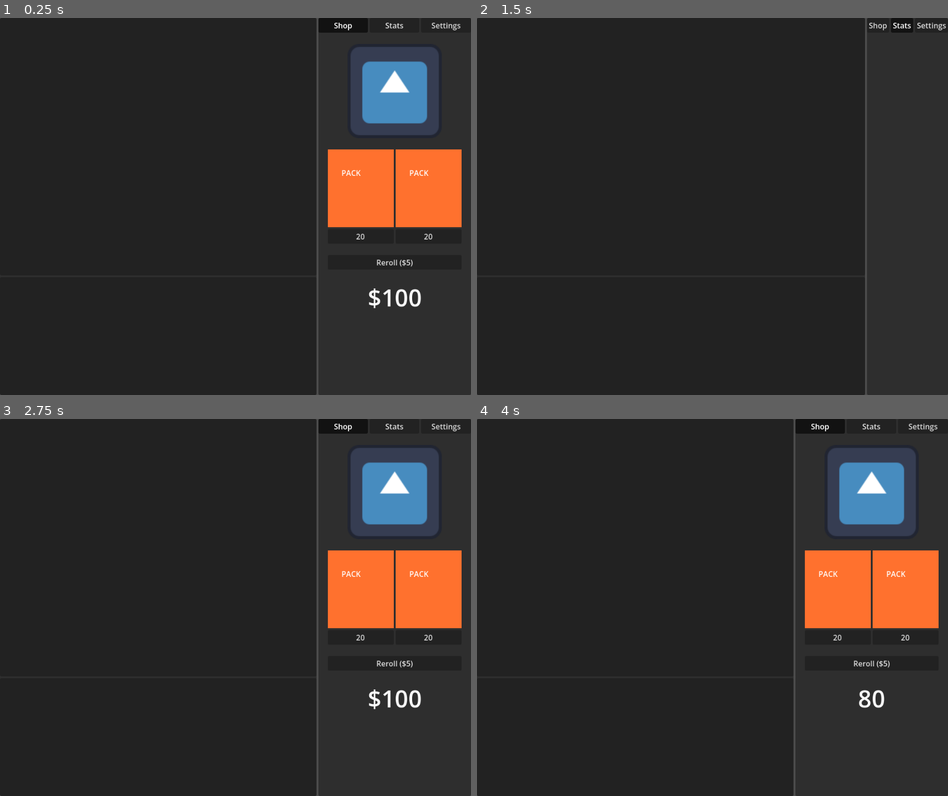
Above: before the commit, frames 1-4 (two rows, left to right).
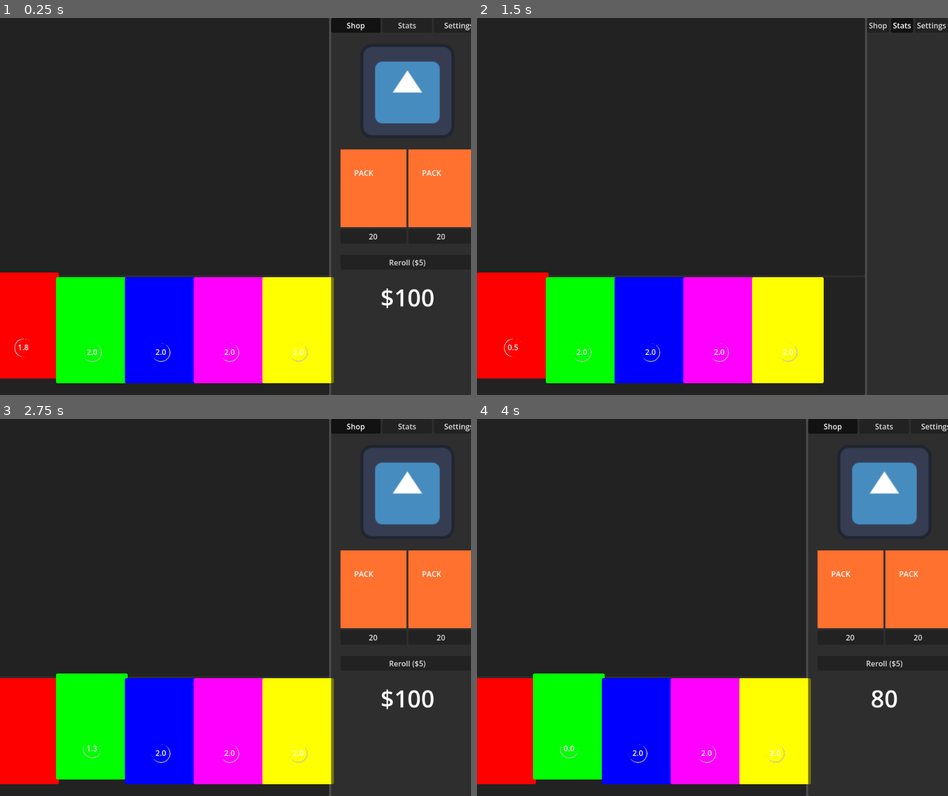
Above: after the commit, the same moments.

Repository: followthedopamine/card-battler
Game: Godot game, scene res://scenes/main.tscn
The game is run twice, just before and just after one commit, with the same random seed, the same clock (stepped at 60 frames per second) and the same inputs. The engine's default icon, where the game draws it, is replaced by a stand-in: a white triangle on a blue panel in a dark square.
Inputs:
- Up to frame 1 (0.25 s): no input
- Up to frame 2 (1.5 s): click "Shop" at 0.5 s; click "Stats" at 1.25 s
- Up to frame 3 (2.75 s): click "Shop" at 2 s
- Up to frame 4 (4 s): click "20" at 2.75 s; click "Skip" at 3.5 s

The runs differ from the first frame. In frame 1, 25% of the frame differs, in the area x 0-100%, y 0-100%; in frame 2, 21%; in frame 3, 25%; in frame 4, 25%.

Commit message:
feat: add basic hand and card activation

Diff:
--- a/project.godot
+++ b/project.godot
@@ -25,6 +25,14 @@
 window/size/viewport_width=1000
 window/size/viewport_height=800
 
+[input]
+
+click={
+"deadzone": 0.2,
+"events": [Object(InputEventMouseButton,"resource_local_to_scene":false,"resource_name":"","device":-1,"window_id":0,"alt_pressed":false,"shift_pressed":false,"ctrl_pressed":false,"meta_pressed":false,"button_mask":1,"position":Vector2(296, 25),"global_position":Vector2(305, 73),"factor":1.0,"button_index":1,"canceled":false,"pressed":true,"double_click":false,"script":null)
+]
+}
+
 [rendering]
 
 renderer/rendering_method="gl_compatibility"
--- a/scenes/cards/Card.gd
+++ b/scenes/cards/Card.gd
@@ -1,2 +1,122 @@
-extends TextureRect
-class_name Card
+# Dragging functionality modified from https://www.reddit.com/r/godot/comments/y2cvzu/comment/is58mqe/
+
+class_name Card extends Control
+
+signal completed(card: Card)
+
+@export_range(0.0, 5.0) var duration := 2.0
+var time_remaining := duration
+
+@onready var panel: Panel = $Panel
+@onready var timer_label: Label = $Panel/TimerLabel
+@onready var timer_spinner: Panel = $Panel/Spinner
+
+@onready var hbox: HBoxContainer = get_parent()
+@onready var timer: Timer = $Timer
+
+var dragging_node : Control = null
+var threshold := 130
+var last_position: Vector2
+var dragging := false
+var activated := false
+
+const colours := [
+	Color(255, 0, 0),
+	Color(0, 255, 0),
+	Color(0, 0, 255),
+	Color(255, 0, 255),
+	Color(255, 255, 0),
+	Color(0, 255, 255)
+]
+var colour: Color;
+
+func _ready() -> void:
+	set_process_input(false)
+
+	var new_style: StyleBoxFlat = panel.get_theme_stylebox("panel").duplicate()
+	new_style.bg_color = colour
+	panel.add_theme_stylebox_override("panel", new_style)
+
+	timer_label.text = "%.1f" % duration
+
+func _process(delta: float) -> void:
+	if activated:
+		time_remaining -= delta
+		timer_label.text = "%.1f" % time_remaining
+		timer_spinner.rotation += delta * 10
+
+func _can_drop_data(_at_position: Vector2, _data: Variant) -> bool:
+	return true
+
+func _get_drag_data(at_position: Vector2) -> Variant:
+	var preview_parent = Control.new()
+
+	dragging_node = self.duplicate()
+	dragging_node.set_script(null)
+	preview_parent.add_child(dragging_node)
+	dragging_node.position = -at_position
+
+	# add a little shadow when card is picked up
+	var new_style = panel.get_theme_stylebox("panel").duplicate()
+	new_style.shadow_color.a = 0.3
+	new_style.shadow_size = 8
+	new_style.shadow_offset  = Vector2(3, 3)
+	var dragging_panel: Panel = dragging_node.get_node("Panel")
+	dragging_panel.add_theme_stylebox_override("panel", new_style)
+
+	set_drag_preview(preview_parent)
+	set_process_input(true)
+	panel.hide()
+	dragging = true
+
+	return self
+
+func _input(event: InputEvent) -> void:
+	if event is InputEventMouseMotion or event is InputEventScreenDrag:
+		# if dragging left/right update the position in the hbox (hand)
+		if dragging_node.global_position.x < global_position.x - threshold:
+			if self.get_index() > 0:
+				hbox.move_child(self, self.get_index() - 1)
+		elif dragging_node.global_position.x > global_position.x + threshold:
+			if self.get_index() < hbox.get_child_count() - 2:
+				hbox.move_child(self, self.get_index() + 1)
+
+	# if dragging left/right, give it a lil rotation
+	if last_position.x > dragging_node.global_position.x:
+		dragging_node.rotation_degrees = 5
+	else :
+		dragging_node.rotation_degrees = -5
+	last_position = dragging_node.global_position
+
+	if dragging and event.is_action_released("click"):
+		dragging = false
+		panel.show()
+		set_process_input(false)
+
+func _on_timer_timeout() -> void:
+	deactivate()
+
+func set_colour(index: int):
+	colour = colours[index % colours.size()]
+
+func activate():
+	timer.start(duration)
+
+	panel.position.y = -10
+	time_remaining = duration
+
+	timer_label.show()
+	timer_spinner.show()
+
+	activated = true
+
+func deactivate():
+	timer.stop()
+
+	panel.position.y = 0
+
+	timer_label.hide()
+	timer_spinner.hide()
+	completed.emit(self)
+
+	activated = false
--- /dev/null
+++ b/scenes/cards/Card.tscn
@@ -0,0 +1,55 @@
+[gd_scene load_steps=3 format=3 uid="uid://dxrk3ym1qbjt8"]
+
+[ext_resource type="Script" uid="uid://c531eyaws05rr" path="res://scenes/cards/Card.gd" id="1_fa4yn"]
+
+[sub_resource type="StyleBoxFlat" id="StyleBoxFlat_5xgwh"]
+content_margin_left = 0.0
+content_margin_top = 0.0
+content_margin_right = 0.0
+content_margin_bottom = 0.0
+bg_color = Color(0.101960786, 0.101960786, 0.101960786, 0)
+border_width_right = 2
+border_width_bottom = 2
+corner_radius_top_left = 20
+corner_radius_top_right = 20
+corner_radius_bottom_right = 20
+corner_radius_bottom_left = 20
+corner_detail = 5
+
+[node name="Card" type="Control"]
+custom_minimum_size = Vector2(142, 225)
+layout_mode = 3
+anchors_preset = 15
+anchor_right = 1.0
+anchor_bottom = 1.0
+grow_horizontal = 2
+grow_vertical = 2
+script = ExtResource("1_fa4yn")
+
+[node name="Panel" type="Panel" parent="."]
+layout_mode = 0
+offset_right = 152.0
+offset_bottom = 225.0
+mouse_filter = 2
+
+[node name="TimerLabel" type="Label" parent="Panel"]
+layout_mode = 0
+offset_left = 65.0
+offset_top = 147.0
+offset_right = 105.0
+offset_bottom = 170.0
+text = "1.2"
+
+[node name="Spinner" type="Panel" parent="Panel"]
+layout_mode = 0
+offset_left = 57.0
+offset_top = 140.0
+offset_right = 97.0
+offset_bottom = 180.0
+pivot_offset = Vector2(20, 20)
+mouse_filter = 2
+theme_override_styles/panel = SubResource("StyleBoxFlat_5xgwh")
+
+[node name="Timer" type="Timer" parent="."]
+
+[connection signal="timeout" from="Timer" to="." method="_on_timer_timeout"]
--- /dev/null
+++ b/scenes/cards/Placeholder.gd
@@ -0,0 +1 @@
+class_name Placeholder extends TextureRect
--- a/scenes/cards/placeholder_1/placeholder_1.tscn
+++ b/scenes/cards/placeholder_1/placeholder_1.tscn
@@ -1,9 +1,9 @@
 [gd_scene load_steps=3 format=3 uid="uid://bnbjytwf244cb"]
 
 [ext_resource type="Texture2D" uid="uid://d68dtnn7maij" path="res://scenes/right_panel/tabs/shop/shop_slot/images/placeholder_card_3.png" id="1_ur13w"]
-[ext_resource type="Script" uid="uid://c531eyaws05rr" path="res://scenes/cards/Card.gd" id="2_7di0w"]
+[ext_resource type="Script" uid="uid://clkwa7xudjkwy" path="res://scenes/cards/Placeholder.gd" id="2_65qom"]
 
 [node name="Placeholder1" type="TextureRect"]
 texture = ExtResource("1_ur13w")
-script = ExtResource("2_7di0w")
+script = ExtResource("2_65qom")
 metadata/_custom_type_script = "uid://c531eyaws05rr"
--- a/scenes/cards/placeholder_2/placeholder_2.tscn
+++ b/scenes/cards/placeholder_2/placeholder_2.tscn
@@ -1,9 +1,9 @@
 [gd_scene load_steps=3 format=3 uid="uid://che2q6550r7cc"]
 
 [ext_resource type="Texture2D" uid="uid://cqmbngwmt7fyn" path="res://scenes/right_panel/tabs/shop/shop_slot/images/placeholder_card_2.png" id="1_1dno8"]
-[ext_resource type="Script" uid="uid://c531eyaws05rr" path="res://scenes/cards/Card.gd" id="2_kh6d0"]
+[ext_resource type="Script" uid="uid://clkwa7xudjkwy" path="res://scenes/cards/Placeholder.gd" id="2_pg4ui"]
 
 [node name="Placeholder1" type="TextureRect"]
 texture = ExtResource("1_1dno8")
-script = ExtResource("2_kh6d0")
+script = ExtResource("2_pg4ui")
 metadata/_custom_type_script = "uid://c531eyaws05rr"
--- a/scenes/cards/placeholder_3/placeholder_3.tscn
+++ b/scenes/cards/placeholder_3/placeholder_3.tscn
@@ -1,9 +1,9 @@
 [gd_scene load_steps=3 format=3 uid="uid://fa06u4g1i25n"]
 
 [ext_resource type="Texture2D" uid="uid://fq2hvr681ovf" path="res://scenes/right_panel/tabs/shop/shop_slot/images/placeholder_card_4.png" id="1_bqv7q"]
-[ext_resource type="Script" uid="uid://c531eyaws05rr" path="res://scenes/cards/Card.gd" id="2_kliw0"]
+[ext_resource type="Script" uid="uid://clkwa7xudjkwy" path="res://scenes/cards/Placeholder.gd" id="2_20u1b"]
 
 [node name="Placeholder1" type="TextureRect"]
 texture = ExtResource("1_bqv7q")
-script = ExtResource("2_kliw0")
+script = ExtResource("2_20u1b")
 metadata/_custom_type_script = "uid://c531eyaws05rr"
--- /dev/null
+++ b/scenes/hand/Hand.gd
@@ -0,0 +1,53 @@
+class_name Hand extends HBoxContainer
+
+@export var hand_size := 5
+@export var max_hand_size := 8
+@export var card_scene : PackedScene
+
+var cards: Array[Card]
+
+func _ready() -> void:
+	for i in range(hand_size):
+		var new_card = card_scene.instantiate()
+		new_card.set_colour(i)
+
+		if not draw(new_card):
+			new_card.queue_free()
+
+	start_round()
+
+
+func start_round():
+	print("Starting round")
+
+	cards = []
+	for child in get_children():
+		if child is Card:
+			cards.append(child)
+
+	cards[0].activate()
+
+func draw_random() -> void:
+	var new_card = card_scene.instantiate()
+	new_card.set_colour(randi())
+
+	if not draw(new_card):
+		new_card.queue_free()
+
+func draw(card: Card) -> bool:
+	if cards.size() >= max_hand_size:
+		return false
+
+	card.connect("completed", on_card_completed)
+	cards.append(card)
+	add_child(card)
+	return true
+
+
+func on_card_completed(card: Card):
+	var i = cards.find(card)
+
+	if i < cards.size() - 1:
+		cards[i + 1].activate()
+	else:
+		start_round()
--- /dev/null
+++ b/scenes/hand/Hand.tscn
@@ -0,0 +1,9 @@
+[gd_scene load_steps=3 format=3 uid="uid://bjq04um7xfdx1"]
+
+[ext_resource type="Script" uid="uid://dj7rwicwlmnf7" path="res://scenes/hand/Hand.gd" id="1_ou7ip"]
+[ext_resource type="PackedScene" uid="uid://dxrk3ym1qbjt8" path="res://scenes/cards/Card.tscn" id="2_0nsk7"]
+
+[node name="Hand" type="HBoxContainer"]
+size_flags_horizontal = 3
+script = ExtResource("1_ou7ip")
+card_scene = ExtResource("2_0nsk7")
--- a/scenes/main.tscn
+++ b/scenes/main.tscn
@@ -1,7 +1,8 @@
-[gd_scene load_steps=3 format=3 uid="uid://d2fckbvtof2w3"]
+[gd_scene load_steps=4 format=3 uid="uid://d2fckbvtof2w3"]
 
 [ext_resource type="PackedScene" uid="uid://b653dafp8uotu" path="res://scenes/play_panel_container.tscn" id="1_0xm2m"]
 [ext_resource type="PackedScene" uid="uid://ddmjclkybk575" path="res://scenes/right_panel/RightPanel.tscn" id="1_ig7tw"]
+[ext_resource type="PackedScene" uid="uid://bjq04um7xfdx1" path="res://scenes/hand/Hand.tscn" id="2_sugp2"]
 
 [node name="Main" type="Control"]
 layout_mode = 3
@@ -33,5 +34,8 @@
 custom_minimum_size = Vector2(0, 250)
 layout_mode = 2
 
+[node name="Hand" parent="HBoxContainer/GamePanelContainer/GameVBoxContainer/CardPanelContainer" instance=ExtResource("2_sugp2")]
+layout_mode = 2
+
 [node name="RightPanelContainer" parent="HBoxContainer" instance=ExtResource("1_ig7tw")]
 layout_mode = 2
--- a/scenes/packs/pack_opening/scripts/PackOpening.gd
+++ b/scenes/packs/pack_opening/scripts/PackOpening.gd
@@ -28,5 +28,5 @@
 	for card: Node in card_area.get_children():
 		card.queue_free()
 	for i: int in range(CARD_SLOTS):
-		var new_card: Card = card_data.cards.pick_random().instantiate()
+		var new_card: Placeholder = card_data.cards.pick_random().instantiate()
 		card_area.add_child(new_card)
Not shown, changed: assets/icon.svg.import
Not shown, added: scenes/cards/Placeholder.gd.uid
Not shown, added: scenes/hand/Hand.gd.uid
